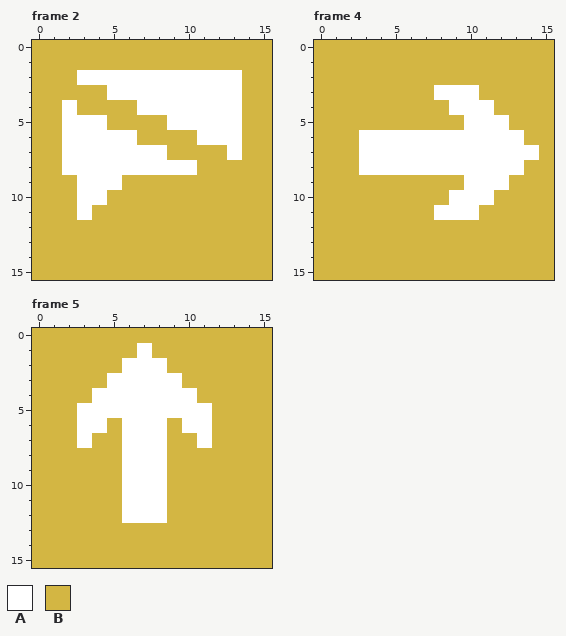
Pixel-art file -- Assets/Art/UI/Icons/Buff Icons/CC_Icons.aseprite. This is how it looked before the edit.
16x16 pixels, 6 frames. Shown: frame 2, frame 4, frame 5. The commit also changed other frames, which this record leaves out.
Palette (. is transparent): A #ffffff  B #d3b643
Pixels before, frame 2, first column x 0:
 0 BBBBBBBBBBBBBBBB
 1 BBBBBBBBBBBBBBBB
 2 BBBAAAAAAAAAAABB
 3 BBBBBAAAAAAAAABB
 4 BBABBBBAAAAAAABB
 5 BBAAABBBBAAAAABB
 6 BBAAAAABBBBAAABB
 7 BBAAAAAAABBBBABB
 8 BBAAAAAAAAABBBBB
 9 BBBAAABBBBBBBBBB
10 BBBAABBBBBBBBBBB
11 BBBABBBBBBBBBBBB
12 BBBBBBBBBBBBBBBB
13 BBBBBBBBBBBBBBBB
14 BBBBBBBBBBBBBBBB
15 BBBBBBBBBBBBBBBB
Pixels before, frame 4, first column x 0:
 0 BBBBBBBBBBBBBBBB
 1 BBBBBBBBBBBBBBBB
 2 BBBBBBBBBBBBBBBB
 3 BBBBBBBBAAABBBBB
 4 BBBBBBBBBAAABBBB
 5 BBBBBBBBBBAAABBB
 6 BBBAAAAAAAAAAABB
 7 BBBAAAAAAAAAAAAB
 8 BBBAAAAAAAAAAABB
 9 BBBBBBBBBBAAABBB
10 BBBBBBBBBAAABBBB
11 BBBBBBBBAAABBBBB
12 BBBBBBBBBBBBBBBB
13 BBBBBBBBBBBBBBBB
14 BBBBBBBBBBBBBBBB
15 BBBBBBBBBBBBBBBB
Pixels before, frame 5, first column x 0:
 0 BBBBBBBBBBBBBBBB
 1 BBBBBBBABBBBBBBB
 2 BBBBBBAAABBBBBBB
 3 BBBBBAAAAABBBBBB
 4 BBBBAAAAAAABBBBB
 5 BBBAAAAAAAAABBBB
 6 BBBAABAAABAABBBB
 7 BBBABBAAABBABBBB
 8 BBBBBBAAABBBBBBB
 9 BBBBBBAAABBBBBBB
10 BBBBBBAAABBBBBBB
11 BBBBBBAAABBBBBBB
12 BBBBBBAAABBBBBBB
13 BBBBBBBBBBBBBBBB
14 BBBBBBBBBBBBBBBB
15 BBBBBBBBBBBBBBBB
And afterwards:
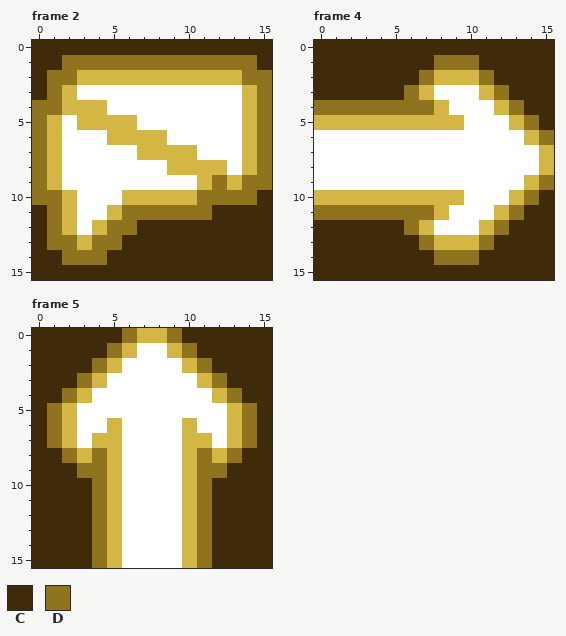
Colours new in this view: C #3f2b0a  D #8f731f
Difference:
Changed rows in their new state; - is an unchanged pixel.
Frame 2:
first column x 0:
 0 CCCCCCCCCCCCCCCC
 1 CCDDDDDDDDDDDDDC
 2 CDDBBBBBBBBBBBDD
 3 CD-AA----------D
 4 DDB--AA--------D
 5 D--BB--AA------D
 6 D----BB--AA----D
 7 D------BB--AA--D
 8 D--------BB--A-D
 9 D-A---AAAAA-D-DD
10 DD---A-----DDDDC
11 CD--A-DDDDDDCCCC
12 CD-A-DDCCCCCCCCC
13 CDD-DDCCCCCCCCCC
14 CCDDDCCCCCCCCCCC
15 CCCCCCCCCCCCCCCC
Frame 4:
first column x 0:
 0 CCCCCCCCCCCCCCCC
 1 CCCCCCCCDDDCCCCC
 2 CCCCCCCD---DCCCC
 3 CCCCCCD-----DCCC
 4 DDDDDDDD-----DCC
 5 --------------DC
 6 AAA------------D
 7 AAA-------------
 8 AAA-----------A-
 9 AAAAAAAAAA---A-D
10 ---------B--A-DC
11 DDDDDDDDB--A-DCC
12 CCCCCCD-AAA-DCCC
13 CCCCCCCD---DCCCC
14 CCCCCCCCDDDCCCCC
15 CCCCCCCCCCCCCCCC
Frame 5:
first column x 0:
 0 CCCCCCD--DCCCCCC
 1 CCCCCD--A-DCCCCC
 2 CCCCD----A-DCCCC
 3 CCCD------A-DCCC
 4 CCD--------A-DCC
 5 CD----------A-DC
 6 CD-------AB-A-DC
 7 CD-------A-BA-DC
 8 CCD-D----A-D-DCC
 9 CCCDD----A-DDCCC
10 CCCCD----A-DCCCC
11 CCCCD----A-DCCCC
12 CCCCD----A-DCCCC
13 CCCCD-AAAA-DCCCC
14 CCCCD-AAAA-DCCCC
15 CCCCD-AAAA-DCCCC
Pixel boxes of the changes (left, top, right, bottom) in both pictures:
changed: (32, 40, 272, 280)
changed: (314, 40, 554, 280)
changed: (32, 328, 272, 568)
